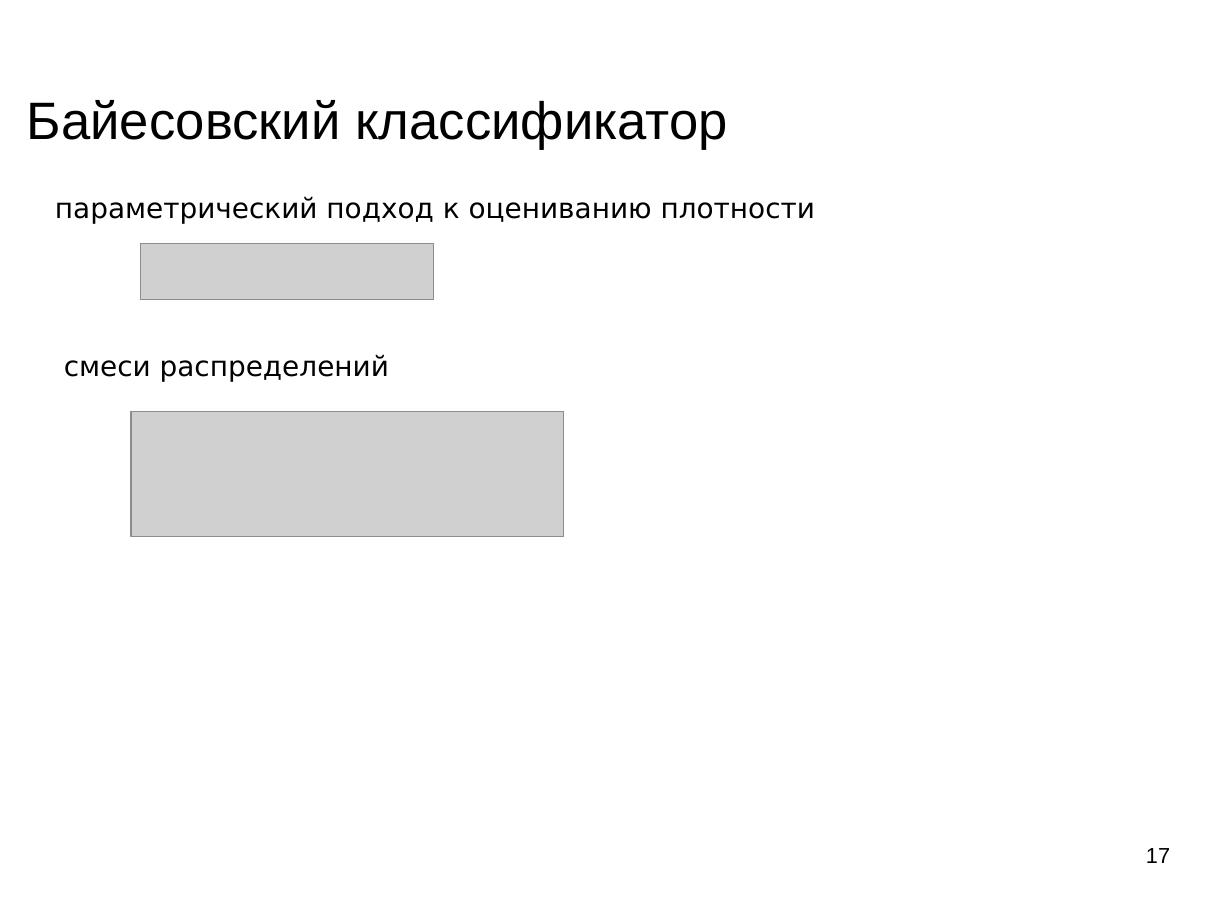
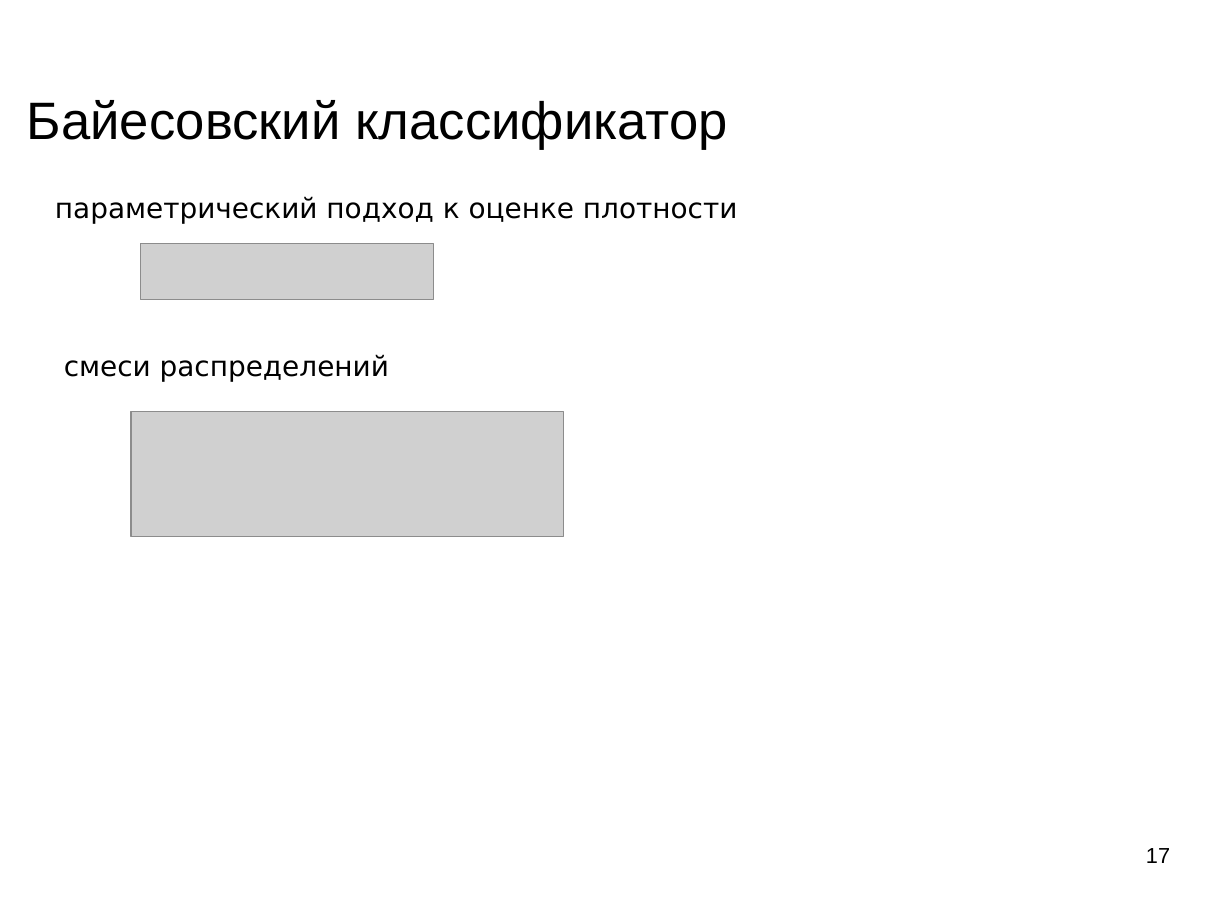
Before and after one commit to mechanoid5/ml_lectorium_legacy, a slide deck: slide 17 of 04-bayes.odp. Drawn at 1232x924 pixels with LibreOffice and Linux fonts; fonts in the diff are those of the drawing; grey boxes stand for pictures; background and template pictures are left out. Boxes give left, top, right and bottom in pixels: in the first picture for what was removed or moved away, otherwise in the second. Text is boxed around its words. In the diff, an @@ line names an element or a change of style, - is before the commit and + after.

```diff
--- a/04-bayes.odp
+++ b/04-bayes.odp
@@ text at <box>55,196,737,223</box>: text changed @@
-параметрический подход к оцениванию плотности
+параметрический подход к оценке плотности
```
Also in this commit, not shown: 10 other slides changed, 8 slides added, 2 slides removed, 5 other files.
